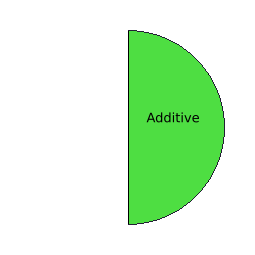
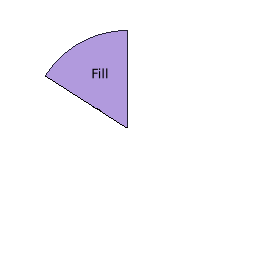
Layer changes from the first w=255, h=255 image to the second:
added group "secondary_selection_mode" with 33 layers above "secondary_commit_mode" over [45, 30, 225, 225]
added group "fill" with 4 layers in group "secondary_selection_mode" over [45, 30, 225, 225]
added layer "outline" (6th of 21, in "secondary_selection_mode" › "fill") in group "fill" over [45, 30, 225, 225]
added layer "hover" (6th of 15, in "secondary_selection_mode" › "fill") in group "fill" over [45, 30, 128, 128]
added layer "default" (6th of 15, in "secondary_selection_mode" › "fill") in group "fill" over [45, 30, 128, 128]
hid group "secondary_commit_mode" (13 layers) over [45, 30, 225, 225]
